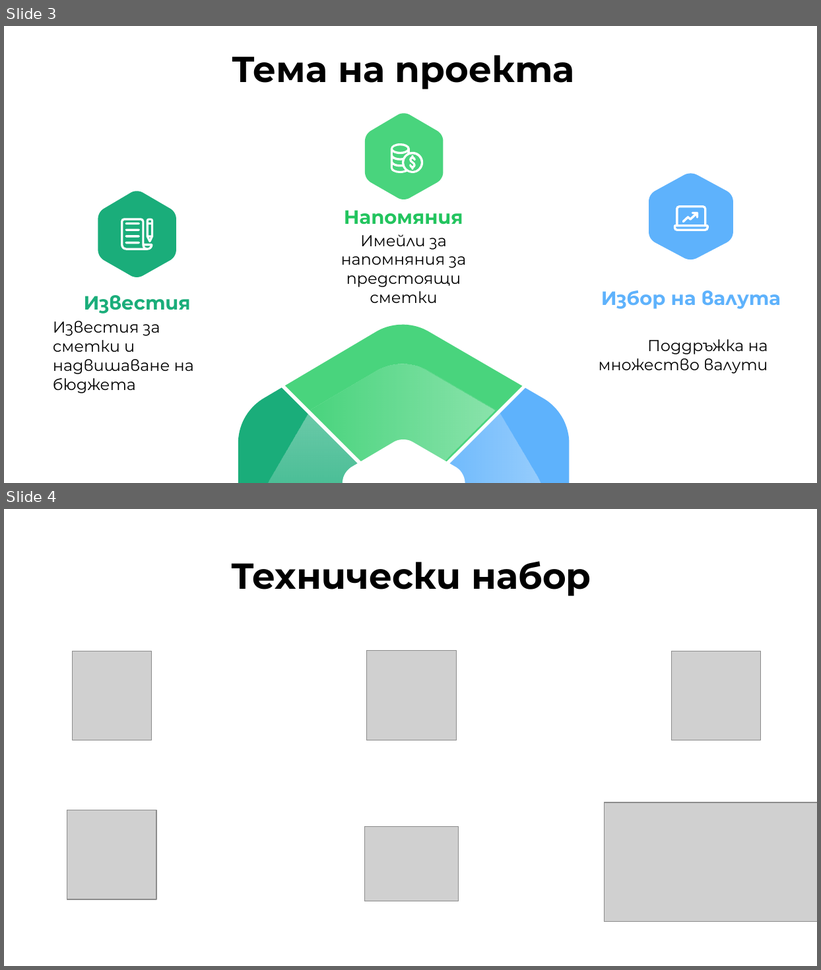
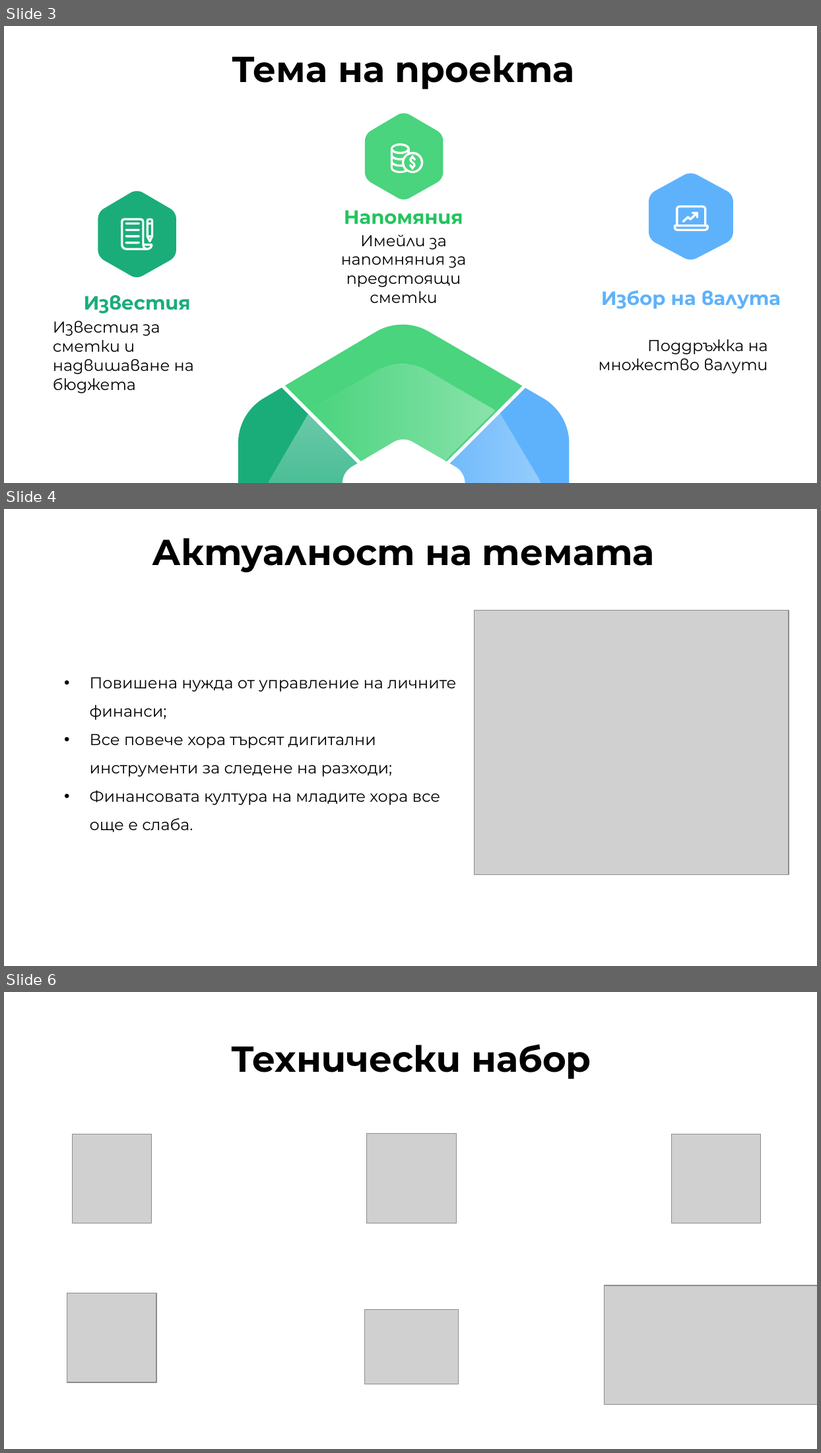
Before and after one commit to KKDinev20/Zira-2.0, a slide deck: documents/Zira - Presentation.pptx. Shown one above the other, each under a label of ours: slides 3 and 4 before the commit, slides 3, 4 and 6 after it; the slides between them are not shown. The pictures are 821x970 and 821x1453 pixels, drawn with LibreOffice and Linux fonts; fonts in the diff are those of the drawing; grey boxes stand for pictures. Boxes give left, top, right and bottom in pixels: in the first picture for what was removed or moved away, otherwise in the second. Text is boxed around its words. In the diff, an @@ line names an element or a change of style, - is before the commit and + after.

```diff
--- a/documents/Zira - Presentation.pptx
+++ b/documents/Zira - Presentation.pptx
@@ slide 4 added at [4,509,817,966], background #FFFFFF @@
@@ text added at [152,538,655,572], 32 pt, text #000000, bold @@
+Актуалност на темата
@@ picture added at [474,611,789,876] @@
@@ text added at [90,677,456,832], 14 pt, text #000000 @@
+• Повишена нужда от управление на личните финанси;
+• Все повече хора търсят дигитални инструменти за следене на разходи;
+• Финансовата култура на младите хора все още е слаба.
@@ what was slide 4 is now slide 6 @@
```
Also in this commit, not shown: 1 other slide added, 1 other file.
